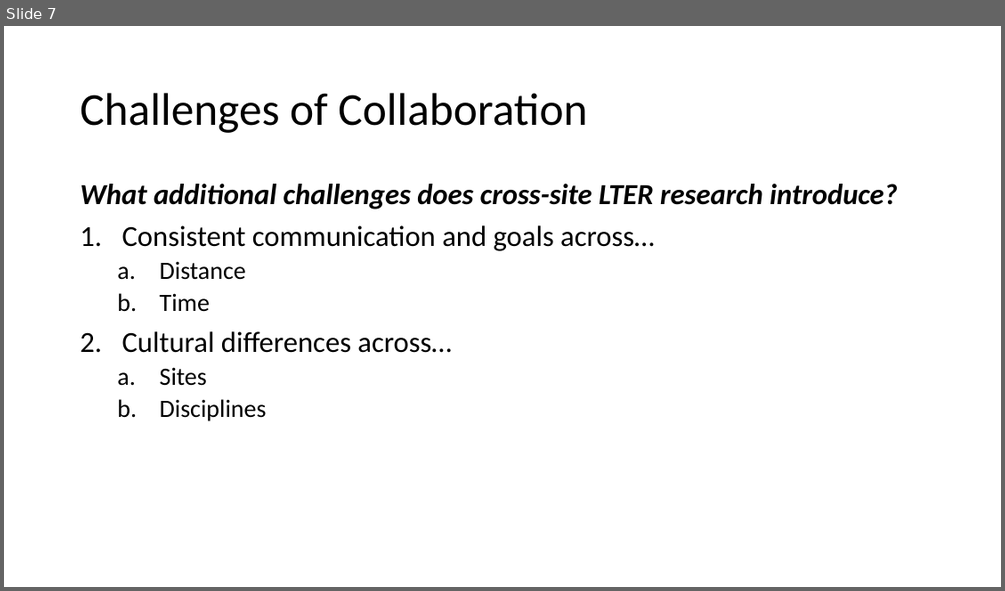
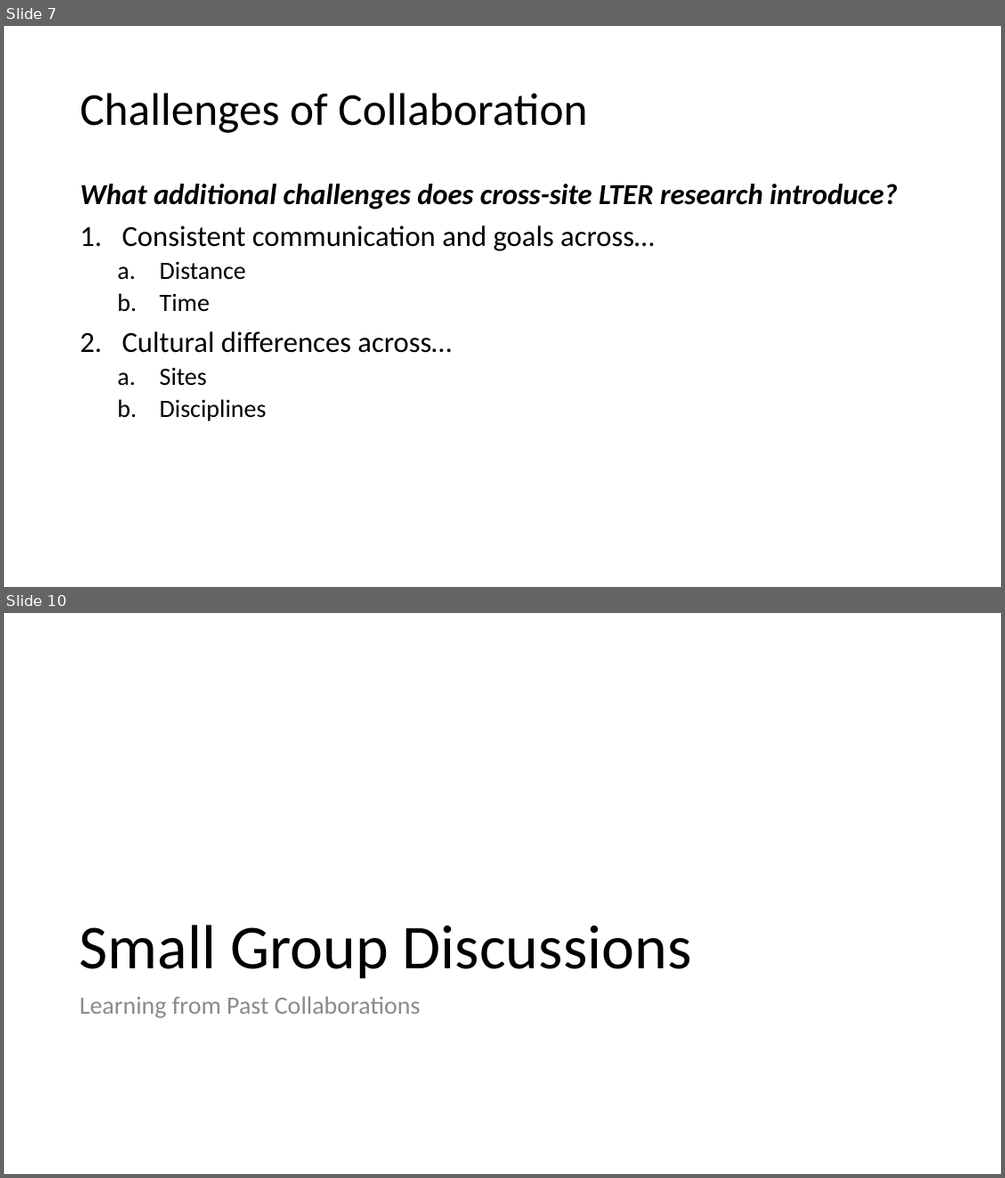
Before and after one commit to ReproducibleQM/n_commandments, a slide deck: pres_deck.pptx. Shown one above the other, each under a label of ours: slide 7 before the commit, slides 7 and 10 after it; the slides between them are not shown. The pictures are 1005x591 and 1005x1178 pixels, drawn with LibreOffice and Linux fonts; fonts in the diff are those of the drawing. Boxes give left, top, right and bottom in pixels: in the first picture for what was removed or moved away, otherwise in the second. Text is boxed around its words. In the diff, an @@ line names an element or a change of style, - is before the commit and + after.

```diff
--- a/pres_deck.pptx
+++ b/pres_deck.pptx
@@ slide 10 added at box(4, 613, 1001, 1174), background #FFFFFF @@
@@ title added at box(80, 925, 692, 979), 60 pt, text #000000 @@
+Small Group Discussions
@@ text added at box(80, 996, 421, 1018), 24 pt, text #8C8C8C @@
+Learning from Past Collaborations
```
Also in this commit, not shown: 8 other slides added.
